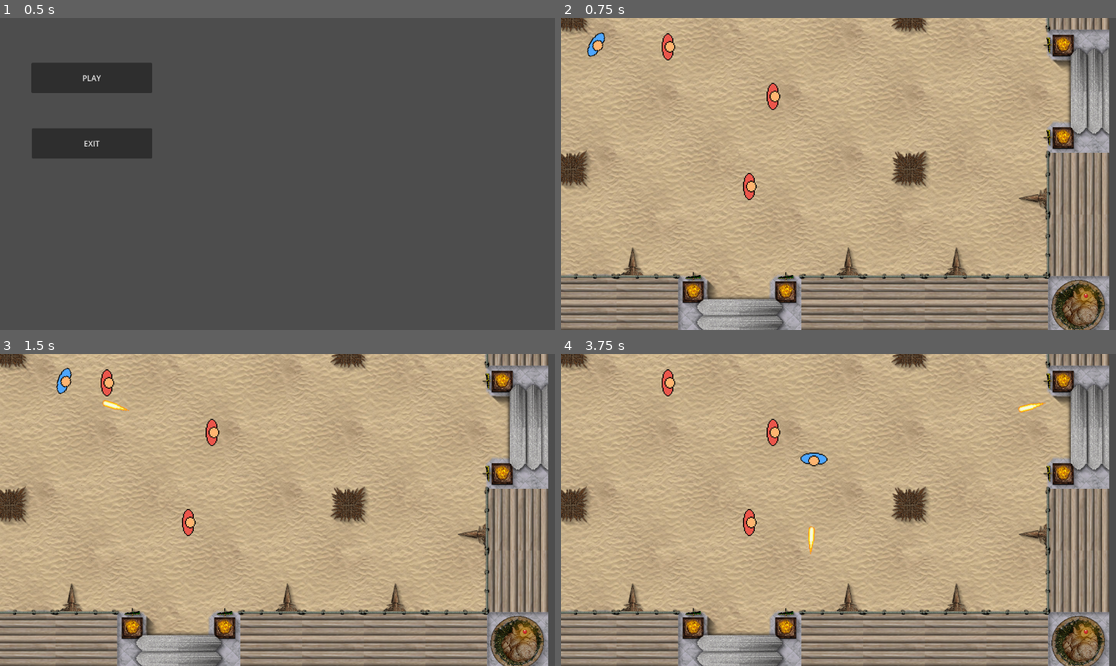
Above: before the commit, frames 1-4 (two rows, left to right).
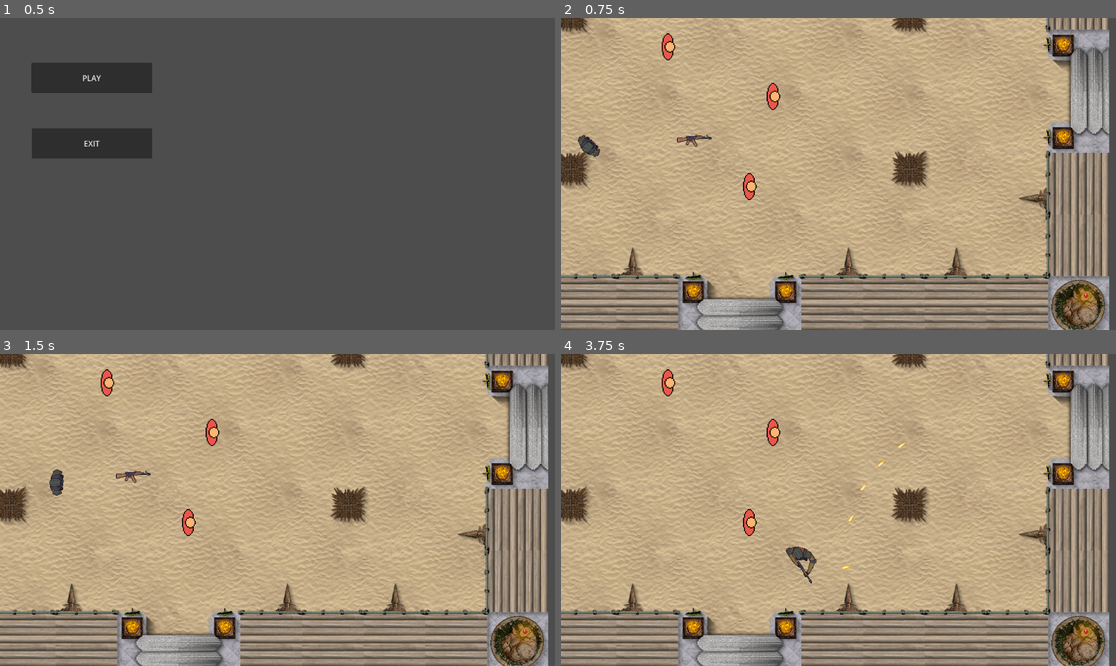
Above: after the commit, the same moments.

Repository: JaRiex11/thegame
Game: Godot game, scene res://scenes/MainMenu.tscn
Same seed, same stepped clock (60 frames per second), same inputs: the game is played once before the commit and once after it. Before the commit the project starts from res://MainMenu.tscn.
Inputs (mouse positions are in pixels of both pictures, inside the frame that each line leads up to):
- Up to frame 1 (0.5 s): no input
- Up to frame 2 (0.75 s): click "PLAY" at 0.5 s
- Up to frame 3 (1.5 s): tap Enter at 1.25 s; move the mouse to (399, 494) at 1.27 s; press the mouse at (399, 494) at 1.28 s; hold D (right) from 1.28 s (still down)
- Up to frame 4 (3.75 s): move the mouse to (727, 525) at 2.02 s; release D (right) at 2.03 s; release the mouse at (727, 525) at 2.03 s; hold S (down) 2.03-2.78 s; click (727, 525) at 2.1 s; move the mouse to (894, 441) at 2.77 s; press the mouse at (894, 441) at 2.78 s; hold D (right) 2.78-3.53 s; move the mouse to (810, 572) at 3.52 s; release the mouse at (810, 572) at 3.53 s; hold W (up) from 3.53 s (still down); click (810, 572) at 3.6 s

Frame 1 is identical in both runs. In frame 2, 0.4% of the frame differs, in the area x 3-28%, y 4-45%; in frame 3, 0.5%; in frame 4, 0.7%, in the area x 40-88%, y 15-74%.

Commit message:
Система оружия, стрельбы
Добавлены родительские классы для оружий и пуль. Изменён скрипт основного персонажа, добавлен спрайт-лист.

Diff:
--- a/Bullet.tscn
+++ /dev/null
@@ -1,25 +0,0 @@
-[gd_scene load_steps=4 format=3 uid="uid://dr54ggccdhg1f"]
-
-[ext_resource type="Script" path="res://bullet.gd" id="1_jqq64"]
-[ext_resource type="Texture2D" uid="uid://xwx7lmghroto" path="res://пуля.png" id="2_3sy0p"]
-
-[sub_resource type="CapsuleShape2D" id="CapsuleShape2D_k10cq"]
-radius = 51.0
-height = 328.0
-
-[node name="Bullet" type="Area2D"]
-scale = Vector2(0.160076, 0.146392)
-collision_layer = 2
-collision_mask = 4
-script = ExtResource("1_jqq64")
-
-[node name="Пуля" type="Sprite2D" parent="."]
-position = Vector2(42, 0)
-texture = ExtResource("2_3sy0p")
-
-[node name="CollisionShape2D" type="CollisionShape2D" parent="."]
-position = Vector2(64, 10)
-rotation = 1.5708
-shape = SubResource("CapsuleShape2D_k10cq")
-
-[connection signal="body_entered" from="." to="." method="_on_body_entered"]
--- a/MainCharacter.tscn
+++ /dev/null
@@ -1,26 +0,0 @@
-[gd_scene load_steps=5 format=3 uid="uid://byk402vjjcu8t"]
-
-[ext_resource type="Texture2D" uid="uid://ebaned5pdduf" path="res://Main character.png" id="1_e4ivs"]
-[ext_resource type="Script" path="res://main_character.gd" id="1_ghikb"]
-
-[sub_resource type="CircleShape2D" id="CircleShape2D_ddn13"]
-radius = 12.0
-
-[sub_resource type="CapsuleShape2D" id="CapsuleShape2D_g4qar"]
-height = 56.0
-
-[node name="MainCharacter" type="CharacterBody2D"]
-collision_mask = 3
-script = ExtResource("1_ghikb")
-
-[node name="MainCharacter" type="Sprite2D" parent="."]
-position = Vector2(0, 1)
-rotation = 1.5708
-texture = ExtResource("1_e4ivs")
-
-[node name="CollisionShape2D" type="CollisionShape2D" parent="."]
-shape = SubResource("CircleShape2D_ddn13")
-
-[node name="CollisionShape2D2" type="CollisionShape2D" parent="."]
-position = Vector2(-3, 1)
-shape = SubResource("CapsuleShape2D_g4qar")
--- a/Tutorial.tscn
+++ /dev/null
@@ -1,29 +0,0 @@
-[gd_scene load_steps=6 format=3 uid="uid://f5kkcfsue58p"]
-
-[ext_resource type="Script" path="res://tutorial.gd" id="1_24fvo"]
-[ext_resource type="PackedScene" uid="uid://byk402vjjcu8t" path="res://MainCharacter.tscn" id="3_bdrso"]
-[ext_resource type="Texture2D" uid="uid://cb4k6a63kfs4a" path="res://фон1.png" id="3_h1xws"]
-[ext_resource type="PackedScene" uid="uid://c8ko6p45x2opv" path="res://PauseMenu.tscn" id="4_u7yog"]
-[ext_resource type="PackedScene" uid="uid://d3b74vb00dhnb" path="res://Enemy1.tscn" id="5_hvnxw"]
-
-[node name="Tutorial" type="Node2D"]
-script = ExtResource("1_24fvo")
-
-[node name="Фон1" type="Sprite2D" parent="."]
-position = Vector2(370, 152)
-texture = ExtResource("3_h1xws")
-
-[node name="MainCharacter" parent="." instance=ExtResource("3_bdrso")]
-position = Vector2(76, 56)
-
-[node name="PauseMenu" parent="." instance=ExtResource("4_u7yog")]
-visible = false
-
-[node name="Enemy1" parent="." instance=ExtResource("5_hvnxw")]
-position = Vector2(226, 60)
-
-[node name="Enemy2" parent="." instance=ExtResource("5_hvnxw")]
-position = Vector2(444, 163)
-
-[node name="Enemy3" parent="." instance=ExtResource("5_hvnxw")]
-position = Vector2(395, 350)
--- a/bullet.gd
+++ /dev/null
@@ -1,20 +0,0 @@
-extends Area2D
-
-@export var speed = 700
-@export var damage = 50
-var direction = Vector2()
-
-func _ready() -> void:
-	rotation = direction.angle()
-
-func _process(delta: float) -> void:
-	position += direction * speed * delta
-
-func _on_body_entered(body):
-	if body.has_method("take_damage"):
-		body.take_damage(damage)
-	queue_free()
-
-
-#func _on_body_entered(body: Node2D) -> void:
-	#pass # Replace with function body.
--- a/main_character.gd
+++ b/main_character.gd
@@ -1,25 +1,84 @@
 extends CharacterBody2D
 
-const SPEED = 300.0
+@onready var player_sprite = $PlayerSprite
 
-@export var bullet_scene = preload("res://Bullet.tscn")
+const Weapon = preload("res://scenes/based_scenes/weapon.gd")
+
+@export var SPEED = 300.0
+@export var max_health: int = 100
+
+var current_health: int
+var weapons: Array = []
+@onready var current_weapon: Node = null
+
+func _ready():
+	current_health = max_health
 
 func _physics_process(delta):
-	var mouse_position = get_global_mouse_position()
-	var direction = (mouse_position - global_position).normalized()
-	var angle = direction.angle()
+	var mouse_pos = get_global_mouse_position()
+	var look_dir = (mouse_pos - global_position).normalized()
+	rotation = look_dir.angle()
 
-	var move_direction = Input.get_vector("left", "right", "up", "down")
-	velocity = move_direction * SPEED
-
-	rotation = angle
-	if Input.is_action_just_pressed("attack1"):
-		shoot()
+	var move_dir = Input.get_vector("left", "right", "up", "down")
+	velocity = move_dir * SPEED
 	move_and_slide()
 
+	if Input.is_action_pressed("attack1") and current_weapon:
+		handle_shooting()
 
-func shoot():
-	var bullet = bullet_scene.instantiate()
-	bullet.direction = Vector2.RIGHT.rotated(rotation)
-	bullet.position = position + bullet.direction * 20  # Позиция пули перед персонажем
-	get_parent().add_child(bullet)
+	if Input.is_action_just_pressed("reload") and current_weapon:
+		handle_reload()
+
+func handle_shooting():
+	print("Стреляем из текущего оружия")
+	current_weapon.shoot(Vector2.RIGHT.rotated(rotation))
+
+func handle_reload():
+	print("Перезаряжаем оружие")
+	current_weapon.reload()
+
+func pick_up_weapon(new_weapon: Weapon):
+	# Если оружие уже есть - добавить патроны
+	print("picked up: ", new_weapon.weapon_name)
+	for weapon in weapons:
+		if weapon.weapon_name == new_weapon.weapon_name:
+			weapon.update_ammo(new_weapon.total_ammo)
+			return
+
+	# Новое оружие
+	# Удаляем оружие из сцены уровня
+	new_weapon.get_parent().remove_child(new_weapon)
+
+	# Добавляем оружие как дочерний элемент игрока
+	add_child(new_weapon)
+	new_weapon.position = new_weapon.sprite_offset  # Устанавливаем позицию оружия относительно игрока
+	weapons.append(new_weapon)
+
+	print("Оружие добавлено в инвентарь. Всего оружия: ", weapons.size())
+	print("current_weapon: ", current_weapon)
+
+	switch_weapon(weapons.size() - 1)
+
+
+func switch_weapon(index: int):
+	if index < 0 or index >= weapons.size():
+		print("Некорректный индекс оружия")
+		return
+
+	if current_weapon:
+		current_weapon.hide()
+
+	current_weapon = weapons[index]
+	current_weapon.show()
+	player_sprite.texture = current_weapon.player_sprite_texture
+	print("Текущее оружие:", current_weapon.weapon_name)
+	print("current_weapon: ", current_weapon)
+
+func take_damage(damage: int):
+	current_health -= damage
+	if current_health <= 0:
+		die()
+
+func die():
+	# Логика смерти
+	queue_free()
--- a/pause_menu.gd
+++ b/pause_menu.gd
@@ -5,9 +5,6 @@
 
 func _ready():
 	process_mode = PROCESS_MODE_ALWAYS
-
-	resume_button.pressed.connect(_on_resume_button_pressed)
-	main_menu_button.pressed.connect(_on_main_menu_button_pressed)
 
 func _on_resume_button_pressed():
 	print("Кнопка Resume нажата")
@@ -17,4 +14,4 @@
 func _on_main_menu_button_pressed():
 	print("Кнопка Main Menu нажата")
 	get_tree().paused = false
-	get_tree().change_scene_to_file("res://MainMenu.tscn")
+	get_tree().change_scene_to_file("res://scenes/MainMenu.tscn")
--- a/play_but.gd
+++ b/play_but.gd
@@ -1,6 +1,6 @@
 extends Button
 
-@export var scene_path: String = "res://Tutorial.tscn"
+@export var scene_path: String = "res://scenes/Tutorial.tscn"
 
 func _ready() -> void:
 	pressed.connect(_on_button_pressed)
--- a/project.godot
+++ b/project.godot
@@ -11,8 +11,8 @@
 [application]
 
 config/name="TheGame"
-run/main_scene="res://MainMenu.tscn"
-config/features=PackedStringArray("4.3", "Forward Plus")
+run/main_scene="res://scenes/MainMenu.tscn"
+config/features=PackedStringArray("4.4", "Forward Plus")
 config/icon="res://icon.svg"
 
 [input]
@@ -56,9 +56,15 @@
 "events": [Object(InputEventMouseButton,"resource_local_to_scene":false,"resource_name":"","device":-1,"window_id":0,"a …(258 unchanged characters)…
 ]
 }
+reload={
+"deadzone": 0.2,
+"events": [Object(InputEventKey,"resource_local_to_scene":false,"resource_name":"","device":-1,"window_id":0,"alt_pressed":false,"shift_pressed":false,"ctrl_pressed":false,"meta_pressed":false,"pressed":false,"keycode":0,"physical_keycode":82,"key_label":0,"unicode":114,"location":0,"echo":false,"script":null)
+]
+}
 
 [layer_names]
 
 2d_render/layer_1="Gamer"
 2d_render/layer_2="Bullet"
 2d_render/layer_3="EnemyBody"
+2d_render/layer_4="PickUpItems"
--- a/Enemy1.tscn
+++ b/scenes/Enemy1.tscn
@@ -1,7 +1,7 @@
 [gd_scene load_steps=4 format=3 uid="uid://d3b74vb00dhnb"]
 
-[ext_resource type="Script" path="res://enemy_1.gd" id="1_rld7f"]
-[ext_resource type="Texture2D" uid="uid://bnwobjtc8r50n" path="res://Enemy1.png" id="2_gxjpu"]
+[ext_resource type="Script" uid="uid://crnn8gr2bkq4b" path="res://enemy_1.gd" id="1_rld7f"]
+[ext_resource type="Texture2D" uid="uid://bnwobjtc8r50n" path="res://img/Enemy1.png" id="2_gxjpu"]
 
 [sub_resource type="CapsuleShape2D" id="CapsuleShape2D_03cua"]
 radius = 11.0
--- /dev/null
+++ b/scenes/MainCharacter.tscn
@@ -0,0 +1,22 @@
+[gd_scene load_steps=4 format=3 uid="uid://byk402vjjcu8t"]
+
+[ext_resource type="Script" uid="uid://c3wvffvw20lst" path="res://main_character.gd" id="1_ghikb"]
+[ext_resource type="Texture2D" uid="uid://cah2rapsxjd6s" path="res://img/main_character.png" id="2_o1qqv"]
+
+[sub_resource type="CapsuleShape2D" id="CapsuleShape2D_g4qar"]
+radius = 14.0
+height = 54.0
+
+[node name="MainCharacter" type="CharacterBody2D" groups=["player"]]
+collision_mask = 11
+script = ExtResource("1_ghikb")
+
+[node name="CollisionShape2D2" type="CollisionShape2D" parent="."]
+position = Vector2(1, 0)
+shape = SubResource("CapsuleShape2D_g4qar")
+
+[node name="PlayerSprite" type="Sprite2D" parent="."]
+texture_filter = 1
+texture_repeat = 1
+rotation = -1.5708
+texture = ExtResource("2_o1qqv")
--- a/MainMenu.tscn
+++ b/scenes/MainMenu.tscn
@@ -1,7 +1,7 @@
 [gd_scene load_steps=3 format=3 uid="uid://pm2njk6wyy2c"]
 
-[ext_resource type="Script" path="res://exit_but.gd" id="1_3m7qu"]
-[ext_resource type="Script" path="res://play_but.gd" id="1_38ll2"]
+[ext_resource type="Script" uid="uid://c02ts3vq425nh" path="res://play_but.gd" id="1_0ykhv"]
+[ext_resource type="Script" uid="uid://djtyuxsf3mnl6" path="res://exit_but.gd" id="2_2wh52"]
 
 [node name="MainMenu" type="Node2D"]
 
@@ -11,7 +11,7 @@
 offset_right = 316.0
 offset_bottom = 156.0
 text = "PLAY"
-script = ExtResource("1_38ll2")
+script = ExtResource("1_0ykhv")
 
 [node name="ExitBut" type="Button" parent="."]
 offset_left = 66.0
@@ -19,4 +19,4 @@
 offset_right = 316.0
 offset_bottom = 292.0
 text = "EXIT"
-script = ExtResource("1_3m7qu")
+script = ExtResource("2_2wh52")
--- /dev/null
+++ b/scenes/Tutorial.tscn
@@ -0,0 +1,33 @@
+[gd_scene load_steps=7 format=3 uid="uid://f5kkcfsue58p"]
+
+[ext_resource type="Script" uid="uid://b03caye87oq21" path="res://tutorial.gd" id="1_288ch"]
+[ext_resource type="Texture2D" uid="uid://cb4k6a63kfs4a" path="res://img/фон1.png" id="2_twv1b"]
+[ext_resource type="PackedScene" uid="uid://byk402vjjcu8t" path="res://scenes/MainCharacter.tscn" id="3_y0w3d"]
+[ext_resource type="PackedScene" uid="uid://c8ko6p45x2opv" path="res://scenes/PauseMenu.tscn" id="4_u5f0c"]
+[ext_resource type="PackedScene" uid="uid://d3b74vb00dhnb" path="res://scenes/Enemy1.tscn" id="5_0g6v0"]
+[ext_resource type="PackedScene" uid="uid://b7fhf1urqd2e3" path="res://scenes/weapons/ak_74.tscn" id="6_twv1b"]
+
+[node name="Tutorial" type="Node2D"]
+script = ExtResource("1_288ch")
+
+[node name="Фон1" type="Sprite2D" parent="."]
+position = Vector2(370, 152)
+texture = ExtResource("2_twv1b")
+
+[node name="MainCharacter" parent="." instance=ExtResource("3_y0w3d")]
+position = Vector2(57, 267)
+
+[node name="PauseMenu" parent="." instance=ExtResource("4_u5f0c")]
+visible = false
+
+[node name="Enemy1" parent="." instance=ExtResource("5_0g6v0")]
+position = Vector2(226, 60)
+
+[node name="Enemy2" parent="." instance=ExtResource("5_0g6v0")]
+position = Vector2(444, 163)
+
+[node name="Enemy3" parent="." instance=ExtResource("5_0g6v0")]
+position = Vector2(395, 350)
+
+[node name="AK-74" parent="." instance=ExtResource("6_twv1b")]
+position = Vector2(277, 256)
--- /dev/null
+++ b/scenes/based_scenes/Bullet.tscn
@@ -0,0 +1,22 @@
+[gd_scene load_steps=2 format=3 uid="uid://dr54ggccdhg1f"]
+
+[ext_resource type="Script" uid="uid://g8d1u1exfdtv" path="res://scenes/based_scenes/bullet.gd" id="1_aayb2"]
+
+[node name="Bullet" type="Area2D"]
+scale = Vector2(0.160076, 0.146392)
+collision_layer = 2
+collision_mask = 4
+script = ExtResource("1_aayb2")
+
+[node name="CollisionShape2D" type="CollisionPolygon2D" parent="."]
+texture_filter = 1
+texture_repeat = 1
+position = Vector2(0, -9.09495e-13)
+rotation = 1.5708
+
+[node name="Sprite2D" type="Sprite2D" parent="."]
+texture_filter = 1
+texture_repeat = 1
+rotation = -1.5708
+
+[connection signal="body_entered" from="." to="." method="_on_body_entered"]
--- /dev/null
+++ b/scenes/based_scenes/Weapon.tscn
@@ -0,0 +1,21 @@
+[gd_scene load_steps=2 format=3 uid="uid://busfdkt32lom"]
+
+[ext_resource type="Script" uid="uid://cbpaf56en82v3" path="res://scenes/based_scenes/weapon.gd" id="1_og7uq"]
+
+[node name="Weapon" type="Node2D"]
+texture_filter = 1
+texture_repeat = 1
+script = ExtResource("1_og7uq")
+
+[node name="InHandSprite" type="Sprite2D" parent="."]
+
+[node name="OnGroundSprite" type="Sprite2D" parent="."]
+
+[node name="Area2D" type="Area2D" parent="."]
+collision_layer = 8
+
+[node name="CollisionPolygon2D" type="CollisionPolygon2D" parent="Area2D"]
+
+[node name="ShootPoint" type="Marker2D" parent="."]
+
+[connection signal="body_entered" from="Area2D" to="." method="_on_body_entered"]
--- /dev/null
+++ b/scenes/based_scenes/bullet.gd
@@ -0,0 +1,13 @@
+extends Area2D
+
+var speed: float
+var damage: int
+var direction: Vector2
+
+func _process(delta: float) -> void:
+	position += direction * speed * delta
+
+func _on_body_entered(body):
+	if body.has_method("take_damage"):
+		body.take_damage(damage)
+	queue_free()
--- /dev/null
+++ b/scenes/based_scenes/weapon.gd
@@ -0,0 +1,75 @@
+extends Node2D
+
+# Характеристики оружия
+@export var player_sprite_texture: Texture2D
+@export var gamer_path: String = "res://main_character.gd"
+@export var weapon_name: String = "Pistol"
+@export var damage: int = 10
+@export var fire_rate: float = 0.5
+@export var magazine_size: int = 10
+@export var max_ammo: int = 50
+@export var bullet_speed: float = 700
+@export var bullet_scene: PackedScene
+@export var sprite_offset = Vector2(0, 0)
+
+var current_ammo: int
+var total_ammo: int
+var can_shoot: bool = true
+var is_reloading: bool = false
+
+# Спрайты и позиции
+@onready var ground_sprite = $OnGroundSprite
+@onready var hand_sprite = $InHandSprite
+@onready var shoot_point = $ShootPoint
+
+func _ready():
+	current_ammo = magazine_size
+	total_ammo = max_ammo - magazine_size
+	hand_sprite.hide()
+
+func _on_body_entered(body):
+	if body.is_in_group("player"):
+		body.pick_up_weapon(self)
+		ground_sprite.hide()
+		#queue_free()
+
+func shoot(direction: Vector2):
+	print("shooting 2!!!")
+	if can_shoot and current_ammo > 0 and not is_reloading:
+		var bullet = bullet_scene.instantiate()
+		bullet.direction = direction
+		bullet.position = shoot_point.global_position
+		bullet.rotation = direction.angle()
+		bullet.speed = bullet_speed
+		bullet.damage = damage
+		get_tree().current_scene.add_child(bullet)
+
+		current_ammo -= 1
+		can_shoot = false
+		await get_tree().create_timer(fire_rate).timeout
+		can_shoot = true
+		print("current_ammo: ", current_ammo)
+
+func reload():
+	print("start reloading")
+	if total_ammo <= 0 or is_reloading:
+		return
+
+	is_reloading = true
+	# Здесь будет анимация перезарядки
+	await get_tree().create_timer(1.5).timeout
+
+	var needed = magazine_size - current_ammo
+	if total_ammo >= needed:
+		current_ammo += needed
+		total_ammo -= needed
+	else:
+		current_ammo += total_ammo
+		total_ammo = 0
+
+	is_reloading = false
+	print("finish reloading")
+
+func update_ammo(new_ammo: int):
+	total_ammo += new_ammo
+	total_ammo = min(total_ammo, max_ammo)
--- /dev/null
+++ b/scenes/weapons/5_45_mm.tscn
@@ -0,0 +1,23 @@
+[gd_scene load_steps=5 format=3 uid="uid://tu8eg5q1275o"]
+
+[ext_resource type="PackedScene" uid="uid://dr54ggccdhg1f" path="res://scenes/based_scenes/Bullet.tscn" id="1_px78a"]
+[ext_resource type="Texture2D" uid="uid://6kmg82a2alk1" path="res://img/sprite_list_1.png" id="2_kyqtk"]
+[ext_resource type="Texture2D" uid="uid://xwx7lmghroto" path="res://img/пуля.png" id="3_kyqtk"]
+
+[sub_resource type="AtlasTexture" id="AtlasTexture_0iy7d"]
+atlas = ExtResource("2_kyqtk")
+region = Rect2(50, 250, 3, 5)
+
+[node name="5_45mm" instance=ExtResource("1_px78a")]
+
+[node name="CollisionShape2D" parent="." index="0"]
+position = Vector2(6.24703, 0)
+polygon = PackedVector2Array(-1.81899e-12, -4.76837e-07, -2, 9, 2, 9)
+
+[node name="Sprite2D" parent="." index="1"]
+texture = SubResource("AtlasTexture_0iy7d")
+
+[node name="Sprite2D2" type="Sprite2D" parent="." index="2"]
+position = Vector2(-9.09495e-13, 0)
+scale = Vector2(0.3735, 0.3735)
+texture = ExtResource("3_kyqtk")
--- /dev/null
+++ b/scenes/weapons/ak_74.gd
@@ -0,0 +1 @@
+extends "res://scenes/based_scenes/weapon.gd"
--- /dev/null
+++ b/scenes/weapons/ak_74.tscn
@@ -0,0 +1,52 @@
+[gd_scene load_steps=8 format=3 uid="uid://b7fhf1urqd2e3"]
+
+[ext_resource type="PackedScene" uid="uid://busfdkt32lom" path="res://scenes/based_scenes/Weapon.tscn" id="1_eiecg"]
+[ext_resource type="Script" uid="uid://ch150ekqhqtwc" path="res://scenes/weapons/ak_74.gd" id="2_7g5m4"]
+[ext_resource type="PackedScene" uid="uid://tu8eg5q1275o" path="res://scenes/weapons/5_45_mm.tscn" id="3_8t5mj"]
+[ext_resource type="Texture2D" uid="uid://6kmg82a2alk1" path="res://img/sprite_list_1.png" id="4_8t5mj"]
+
+[sub_resource type="AtlasTexture" id="AtlasTexture_8t5mj"]
+atlas = ExtResource("4_8t5mj")
+region = Rect2(184, 63, 44, 88)
+
+[sub_resource type="AtlasTexture" id="AtlasTexture_kvinn"]
+atlas = ExtResource("4_8t5mj")
+region = Rect2(48, 176, 7, 73)
+
+[sub_resource type="AtlasTexture" id="AtlasTexture_tabce"]
+atlas = ExtResource("4_8t5mj")
+region = Rect2(64, 176, 25, 73)
+
+[node name="AK-74" instance=ExtResource("1_eiecg")]
+position = Vector2(4, 0)
+script = ExtResource("2_7g5m4")
+player_sprite_texture = SubResource("AtlasTexture_8t5mj")
+weapon_name = "AK-74"
+damage = 50
+fire_rate = 0.2
+magazine_size = 30
+max_ammo = 100
+bullet_speed = 500.0
+bullet_scene = ExtResource("3_8t5mj")
+sprite_offset = Vector2(5, 13)
+
+[node name="InHandSprite" parent="." index="0"]
+visible = false
+rotation = -1.5708
+texture = SubResource("AtlasTexture_kvinn")
+
+[node name="OnGroundSprite" parent="." index="1"]
+rotation = -1.5708
+texture = SubResource("AtlasTexture_tabce")
+flip_h = true
+
+[node name="Area2D" parent="." index="2"]
+collision_layer = 9
+collision_mask = 9
+
+[node name="CollisionPolygon2D" parent="Area2D" index="0"]
+polygon = PackedVector2Array(36, -6, 0, -13, -36, -5, 2, 12)
+
+[node name="ShootPoint" parent="." index="3"]
+position = Vector2(37, 0)
+gizmo_extents = 0.0
Binary file removed: Main character.png
Not shown, added: enemy_1.gd.uid
Not shown, added: exit_but.gd.uid
Renamed: Enemy1.png -> img/Enemy1.png
Not shown, added: img/Enemy1.png.import
Binary file added: img/ak74-top-down.png
Not shown, changed: img/ak74-top-down.png.import
Binary file added: img/ak_bullet.png
Not shown, added: img/ak_bullet.png.import
Binary file added: img/characterSprite_2.png
Not shown, changed: img/characterSprite_2.png.import
Binary file added: img/main_character.png
(and 15 more such lines)
